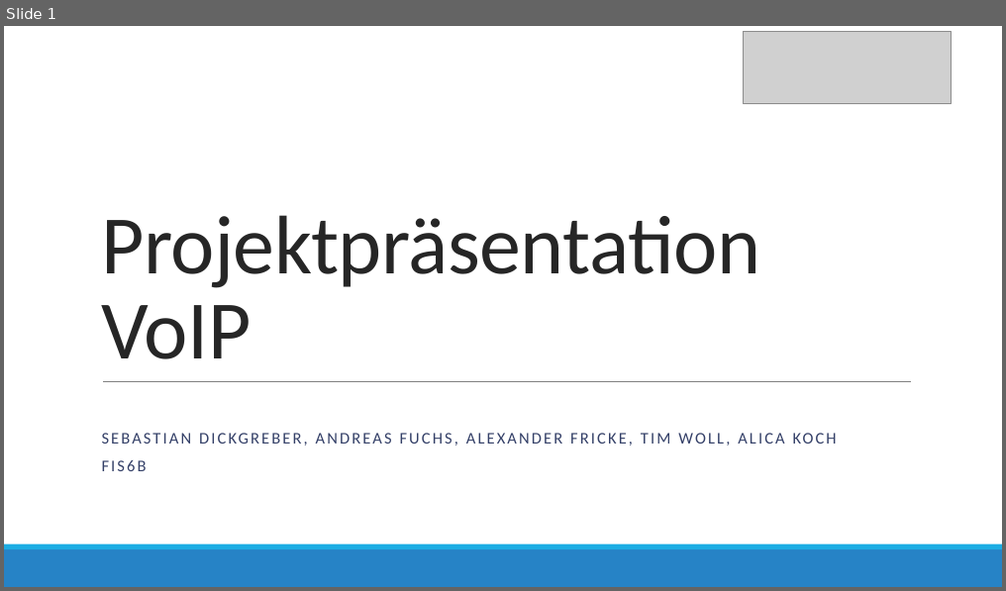
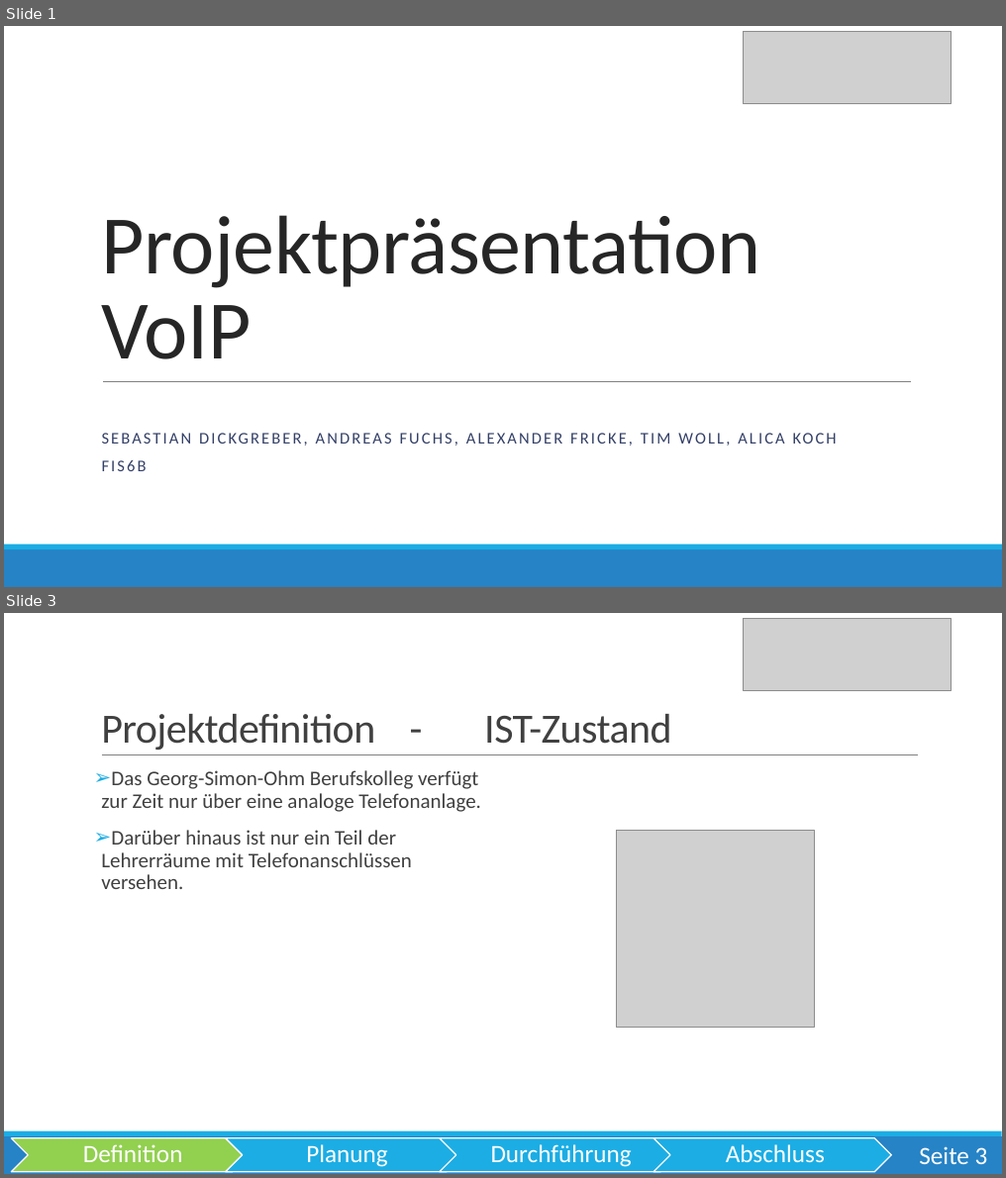
Before and after one commit to OberstufenprojektVOIP/OSP_VOIP, a slide deck: Pr-sentation/Präsentation VoIP Echt.pptx. Shown one above the other, each under a label of ours: slide 1 before the commit, slides 1 and 3 after it; the slides between them are not shown. The pictures are 1006x591 and 1006x1178 pixels, drawn with LibreOffice and Linux fonts; fonts in the diff are those of the drawing; grey boxes stand for pictures. Boxes give left, top, right and bottom in pixels: in the first picture for what was removed or moved away, otherwise in the second. Text is boxed around its words. In the diff, an @@ line names an element or a change of style, - is before the commit and + after.

```diff
--- a/Pr-sentation/Präsentation VoIP Echt.pptx
+++ b/Pr-sentation/Präsentation VoIP Echt.pptx
@@ slide 3 added at [4, 613, 1002, 1174], background #FFFFFF; not listed: 2 template elements that a slide beside it also shows @@
@@ picture added at [744, 618, 951, 691] @@
@@ title added at [101, 714, 672, 750], 40 pt, text #404040 @@
+Projektdefinition - IST-Zustand
@@ line added from (102, 756) to (918, 756), #808080 0.5 pt @@
@@ text added at [101, 770, 481, 889], 20 pt, text #404040 @@
+➢ Das Georg-Simon-Ohm Berufskolleg verfügt zur Zeit nur über eine analoge Telefonanlage.
+➢ Darüber hinaus ist nur ein Teil der Lehrerräume mit Telefonanschlüssen versehen.
@@ picture added at [617, 830, 814, 1028] @@
@@ group added at [12, 1139, 892, 1172]: 4 chevrons, 4 texts @@
+Definition
+Planung
+Durchführung
+Abschluss
@@ page number added at [919, 1147, 988, 1164], 24 pt, text #FFFFFF @@
+Seite 3
```
Also in this commit, not shown: 8 slides changed, 9 other slides added, 1 slide removed.
